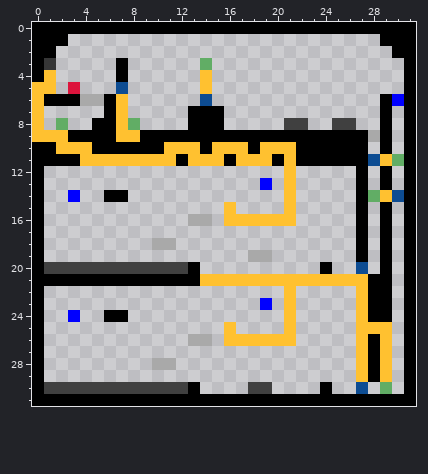
Pixel-art sprite, stored at AridArnold/Content/Levels/level4-2.png. That is the earlier state.
The file is 32x32 pixels. Colours within 5 levels of each other are drawn and written as one.
After:
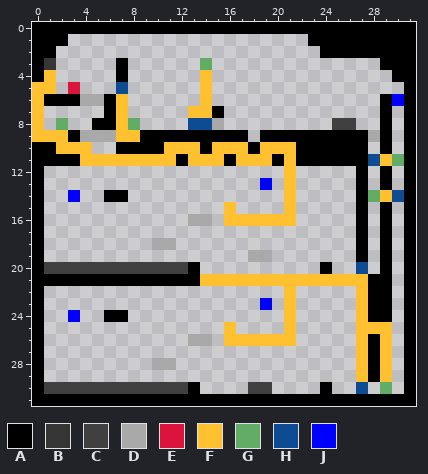
Palette (. is transparent): A #000000  B #363636  C #404040  D #a9a9a9  E #dc143c  F #ffc130  G #61ad65  H #0d4c92  J #0000ff
Difference:
Colour A is added in row 1 at x 23 to 28; in row 2 at x 24 to 29; in row 3 at x 29 to 30; in row 4 at x 30.
Colour D replaces colour A in row 8 at x 15; in row 9 at x 4 to 6.
Colour F replaces colour A in row 7 at x 13 to 14.
Colour F replaces colour H in row 6 at x 14.
Colour H replaces colour A in row 8 at x 13 to 14.
The edit erases colour A in row 9 at x 18; in row 10 at x 5 to 6.
The edit erases colour C in row 8 at x 21 to 22.
Boxes around the changes in both pictures, in picture pixels (x1, y1, x2, y2):
added: (308, 34, 404, 82)
changed: (188, 94, 308, 142)
changed: (80, 130, 116, 154)
